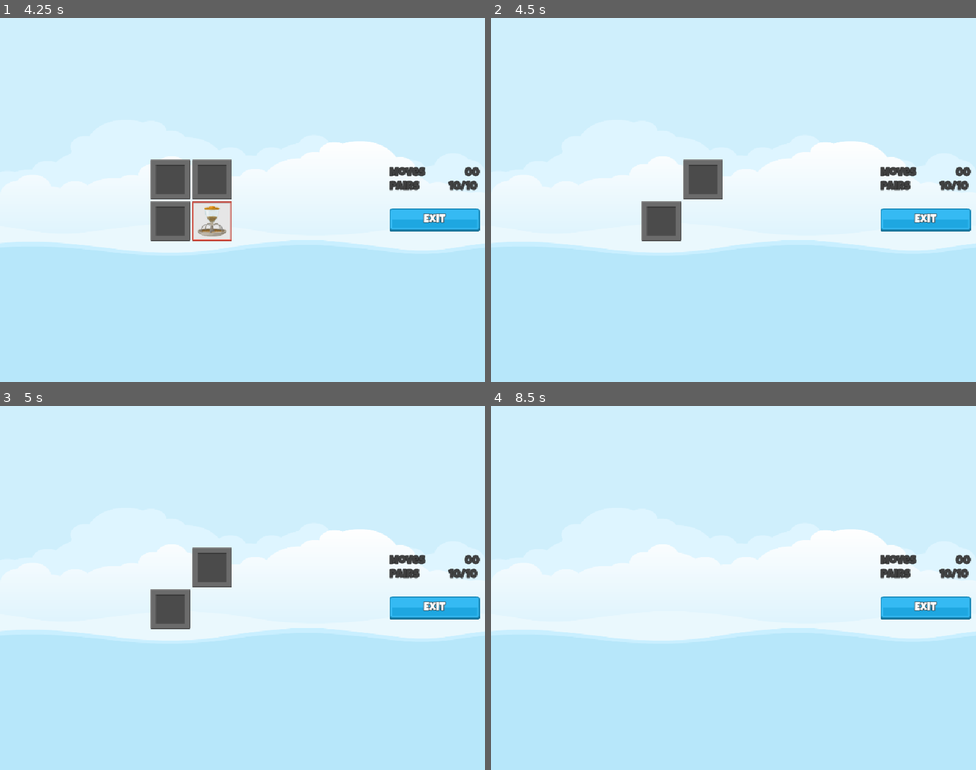
Above: before the commit, frames 1-4 (two rows, left to right).
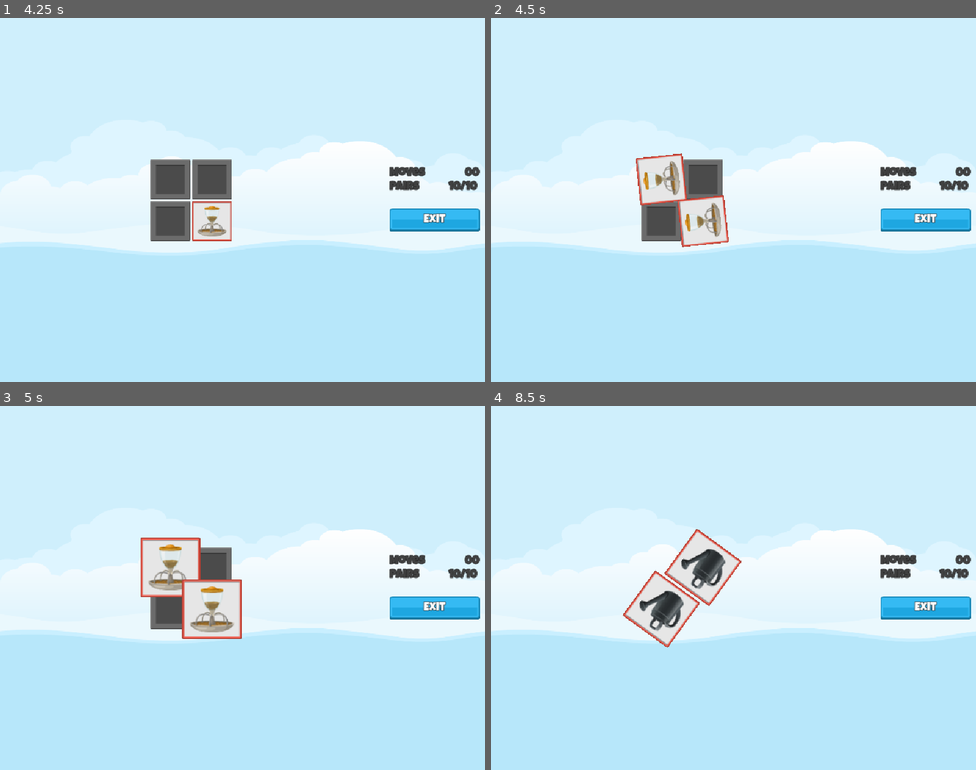
Above: after the commit, the same moments.

Repository: filipeAugusto99/MemoryMadness
Game: Godot game, scene res://Scenes/Master/Master.tscn
The game is run twice, just before and just after one commit, with the same random seed, the same clock (stepped at 60 frames per second) and the same inputs.
Inputs (mouse positions are in pixels of both pictures, inside the frame that each line leads up to):
- Up to frame 1 (4.25 s): click "2x2" at 0.5 s; click (169, 178) at 1.25 s; click (213, 178) at 2.02 s; click (169, 221) at 2.77 s; click (213, 221) at 3.52 s
- Up to frame 2 (4.5 s): click (660, 178) at 4.25 s
- Up to frame 3 (5 s): no input
- Up to frame 4 (8.5 s): click (704, 566) at 5.02 s; click (660, 609) at 5.77 s; click (704, 609) at 6.52 s; click (660, 566) at 7.27 s; click (704, 566) at 8.02 s

Frame 1 is identical in both runs. In frame 2, 1.3% of the frame differs, in the area x 29-49%, y 37-63%; in frame 3, 2.4%, in the area x 29-50%, y 36-64%; in frame 4, 2.3%.

Commit message:
New Game

Diff:
--- a/Scenes/Game/Game.gd
+++ b/Scenes/Game/Game.gd
@@ -5,6 +5,8 @@
 
 
 @onready var tile_grid: GridContainer = $HB/TileGrid
+@onready var sound: AudioStreamPlayer = $Sound
+@onready var scorer: Scorer = $Scorer
 
 
 func _ready() -> void:
@@ -31,9 +33,10 @@
 	for im in lds.get_selected_images():
 		add_memory_tile(im, fi)
 
+	scorer.clear_new_game(lds.get_target_pairs())
 
 func _on_exit_button_pressed() -> void:
 	for t in tile_grid.get_children():
 		t.queue_free()
-
+	SoundManager.play_button_click(sound)
 	SignalHub.emit_on_game_exit_pressed()
--- a/Scenes/Game/Game.tscn
+++ b/Scenes/Game/Game.tscn
@@ -95,4 +95,6 @@
 
 [node name="Scorer" parent="." instance=ExtResource("6_3k6gv")]
 
+[node name="Sound" type="AudioStreamPlayer" parent="."]
+
 [connection signal="pressed" from="HB/MC/VB/ExitButton" to="." method="_on_exit_button_pressed"]
--- a/Scenes/MemoryTile/MemoryTile.gd
+++ b/Scenes/MemoryTile/MemoryTile.gd
@@ -28,7 +28,15 @@
 
 
 func kill_on_success() -> void:
-	scale = Vector2.ZERO
+	z_index = 1
+	var tween: Tween = create_tween()
+	tween.set_parallel(true)
+	tween.tween_property(self, "disabled", true, 0)
+	tween.tween_property(self, "rotation_degrees", 720, 0.5)
+	tween.tween_property(self, "scale", Vector2(1.5, 1.5), 0.5)
+	tween.set_parallel(false)
+	tween.tween_interval(0.6)
+	tween.tween_property(self, "scale", Vector2.ZERO, 0)
 
 
 func _on_pressed() -> void:
--- a/Scenes/Scorer/Scorer.gd
+++ b/Scenes/Scorer/Scorer.gd
@@ -12,10 +12,20 @@
 
 
 var _selections: Array[MemoryTile]
+var _target_pairs: int = 0
+var _moves_made: int = 0
+var _pairs_made: int = 0
 
 
 func _enter_tree() -> void:
 	SignalHub.on_tile_selected.connect(on_tile_selected)
+	SignalHub.on_game_exit_pressed.connect(on_game_exit_pressed)
+
+func clear_new_game(target_pairs: int) -> void:
+	_selections.clear()
+	_target_pairs = target_pairs
+	_moves_made = 0
+	_pairs_made = 0
 
 
 func check_for_pair() -> void:
@@ -43,6 +53,10 @@
 	process_pair()
 
 
+func on_game_exit_pressed() -> void:
+	reveal_timer.stop()
+
+
 func _on_reveal_timer_timeout() -> void:
 	for s in _selections:
 		s.reveal(false)
